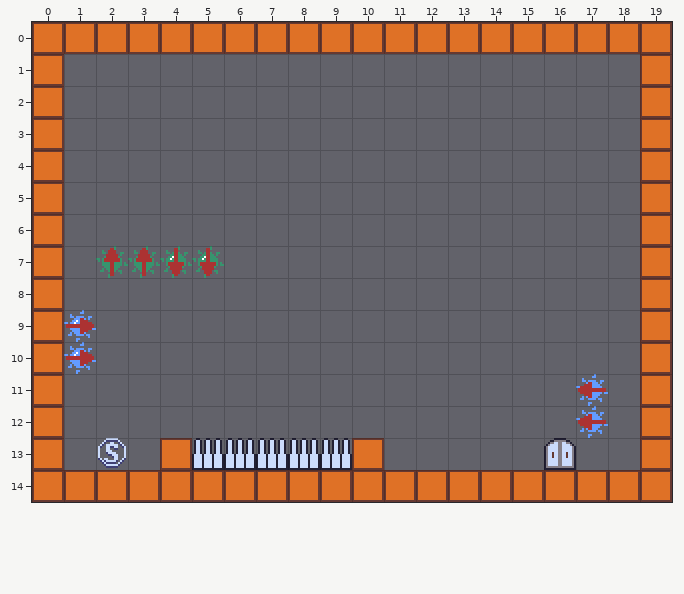
One commit to this Tiled map: InstantDeath/assets/data/001.tmx. The picture above was drawn from the file before the commit.
Cells are 16x16 px. Shown: x 0..19, y 0..14.
New version:
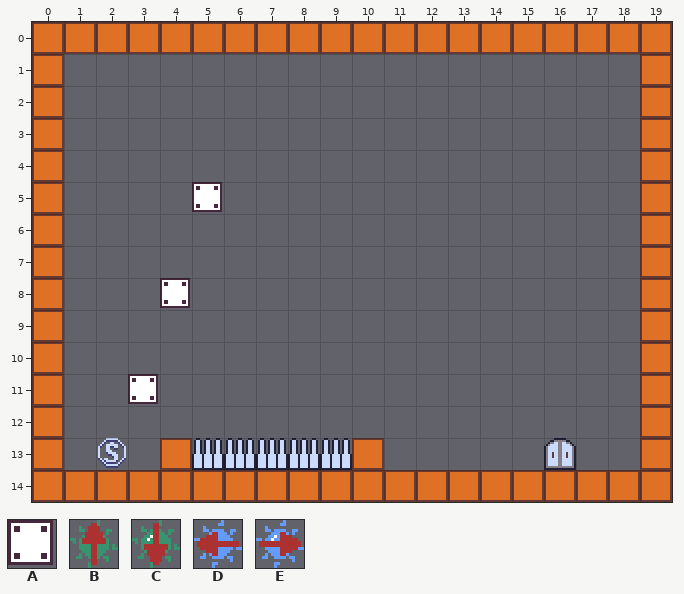
Key: from "tileset": A 14, B 20, C 21, D 22, E 23.
_ is an empty cell.
What changed:
Layer "object":
Tile A now appears in row 5 at x 5; in row 8 at x 4; in row 11 at x 3.
The edit erases tile B in row 7 at x 2 to 3.
The edit erases tile C in row 7 at x 4 to 5.
The edit erases tile D in rows 11 to 12 at x 17.
The edit erases tile E in rows 9 to 10 at x 1.
